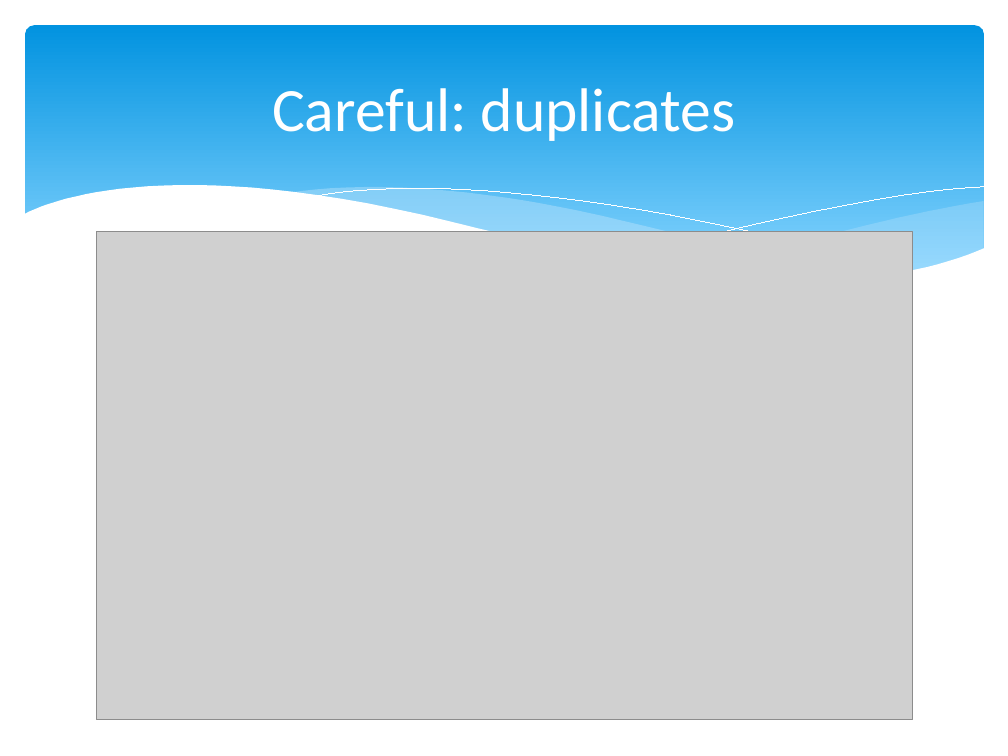
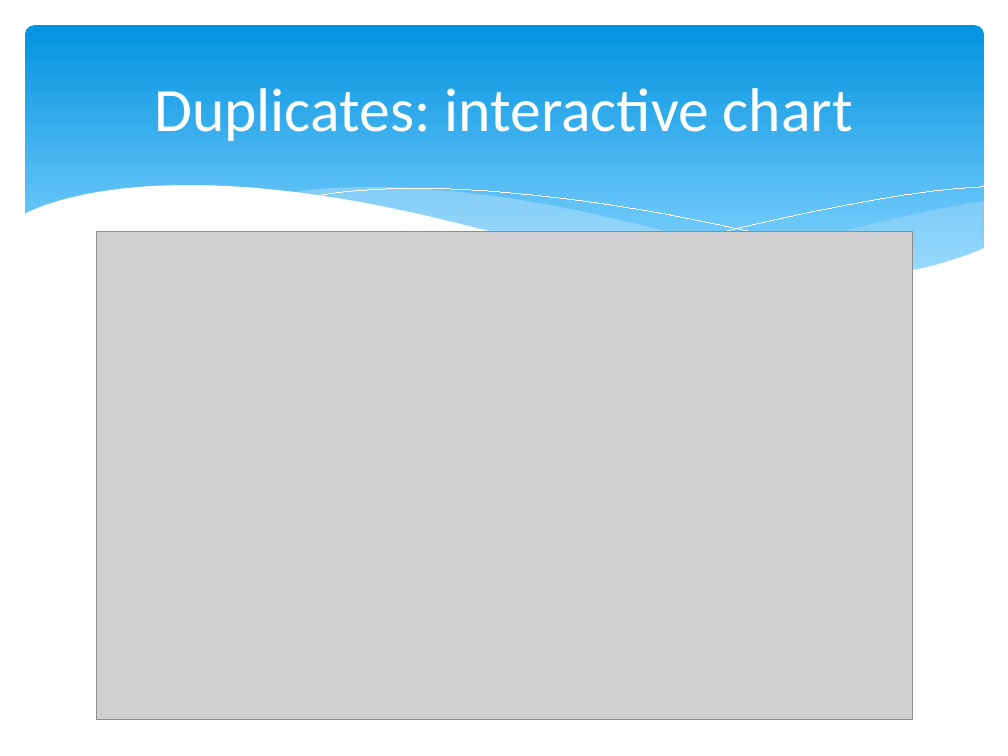
Before and after one commit to agendrin/myProject, a slide deck: slide 31 of 2018_09_10_Presentation.pptx (slide 28 before the commit). Drawn at 1008x756 pixels with LibreOffice and Linux fonts; fonts in the diff are those of the drawing; grey boxes stand for pictures. Boxes give left, top, right and bottom in pixels: in the first picture for what was removed or moved away, otherwise in the second. Text is boxed around its words. In the diff, an @@ line names an element or a change of style, - is before the commit and + after.

```diff
--- a/2018_09_10_Presentation.pptx
+++ b/2018_09_10_Presentation.pptx
@@ title at bbox=[154, 88, 853, 141]: text changed @@
-Careful: duplicates
+Duplicates: interactive chart
```
Also in this commit, not shown: 7 other slides changed, 16 slides added, 12 slides removed.
